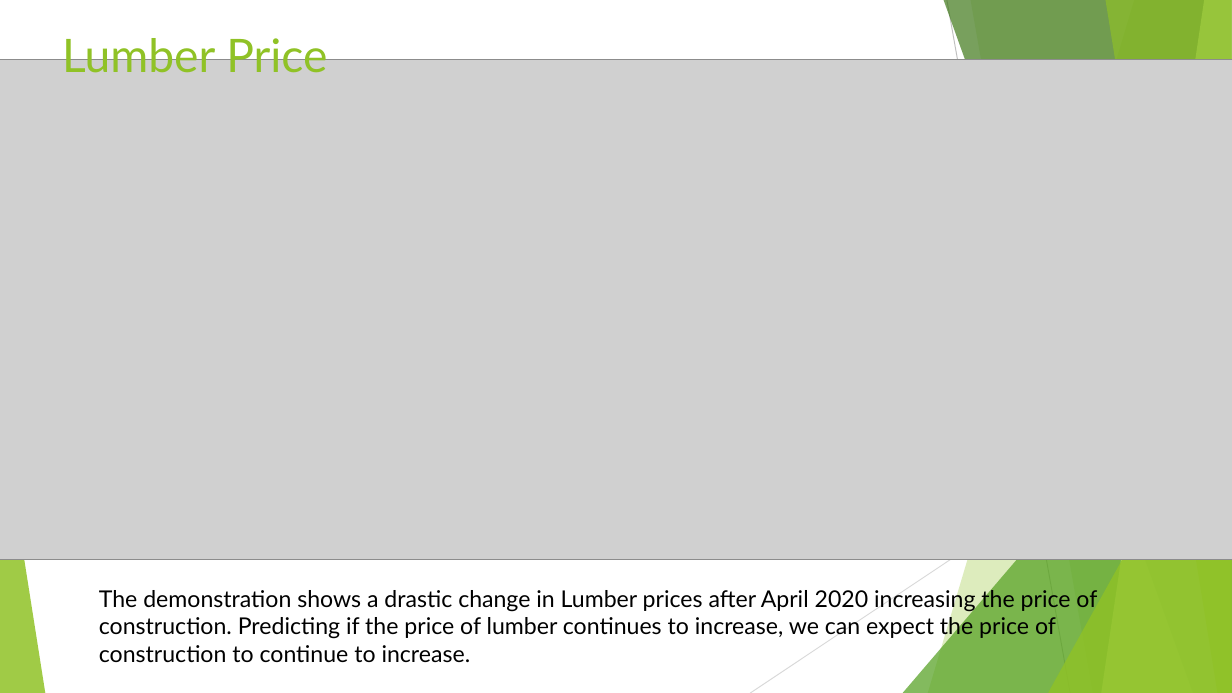
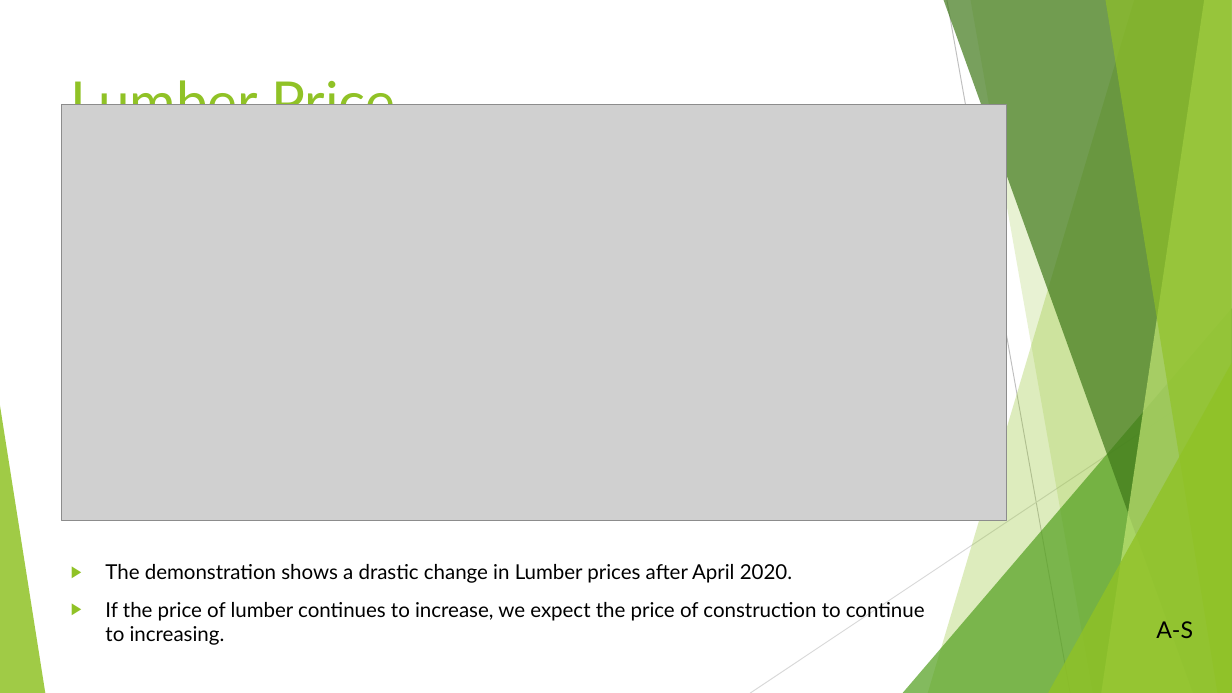
Before and after one commit to Fescamil1/Project_1_Housing_Market_Analysis, a slide deck: slide 12 of Texas Housing Market Analysis PowerPoint.pptx. Drawn at 1232x693 pixels with LibreOffice and Linux fonts; fonts in the diff are those of the drawing; grey boxes stand for pictures. Boxes give left, top, right and bottom in pixels: in the first picture for what was removed or moved away, otherwise in the second. Text is boxed around its words. In the diff, an @@ line names an element or a change of style, - is before the commit and + after.

Commit message:
Changes to PPW. Added LumberCSV for comparison vs housing inventory

```diff
--- a/Texas Housing Market Analysis PowerPoint.pptx
+++ b/Texas Housing Market Analysis PowerPoint.pptx
@@ title "Lumber Price": place and size @@
-title "Lumber Price" at (62,32,327,73)
+title "Lumber Price" at (71,73,395,105)
@@ title "Lumber Price" at (71,73,395,105): size 36 to 44 pt; alignment right to left @@
@@ picture: place and size @@
-picture at (0,60,1232,560)
+picture at (62,105,1007,521)
@@ text at (105,564,925,645): text changed; size 18 to 16 pt @@
-The demonstration shows a drastic change in Lumber prices after April 2020 increasing the price of construction. Predicting if the price of lumber continues to increase, we can expect the price of construction to continue to increase.
+▶ The demonstration shows a drastic change in Lumber prices after April 2020.
+▶ If the price of lumber continues to increase, we expect the price of construction to continue to increasing.
@@ text added at (1156,621,1193,638), 18 pt, text #000000 @@
+A-S
```
Also in this commit, not shown: 10 other slides changed, 2 slides added, 2 slides removed, 1 other file.
